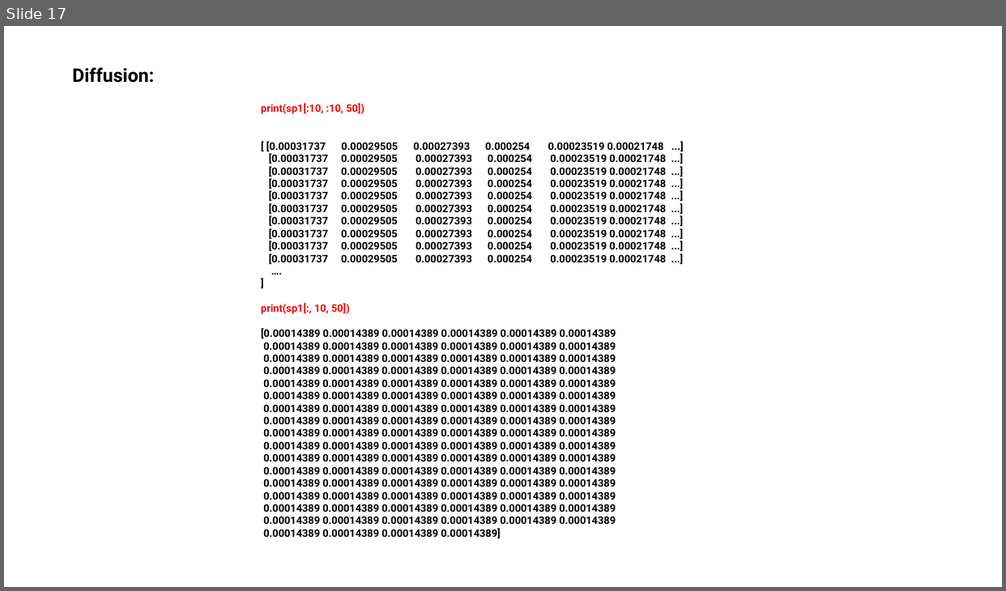
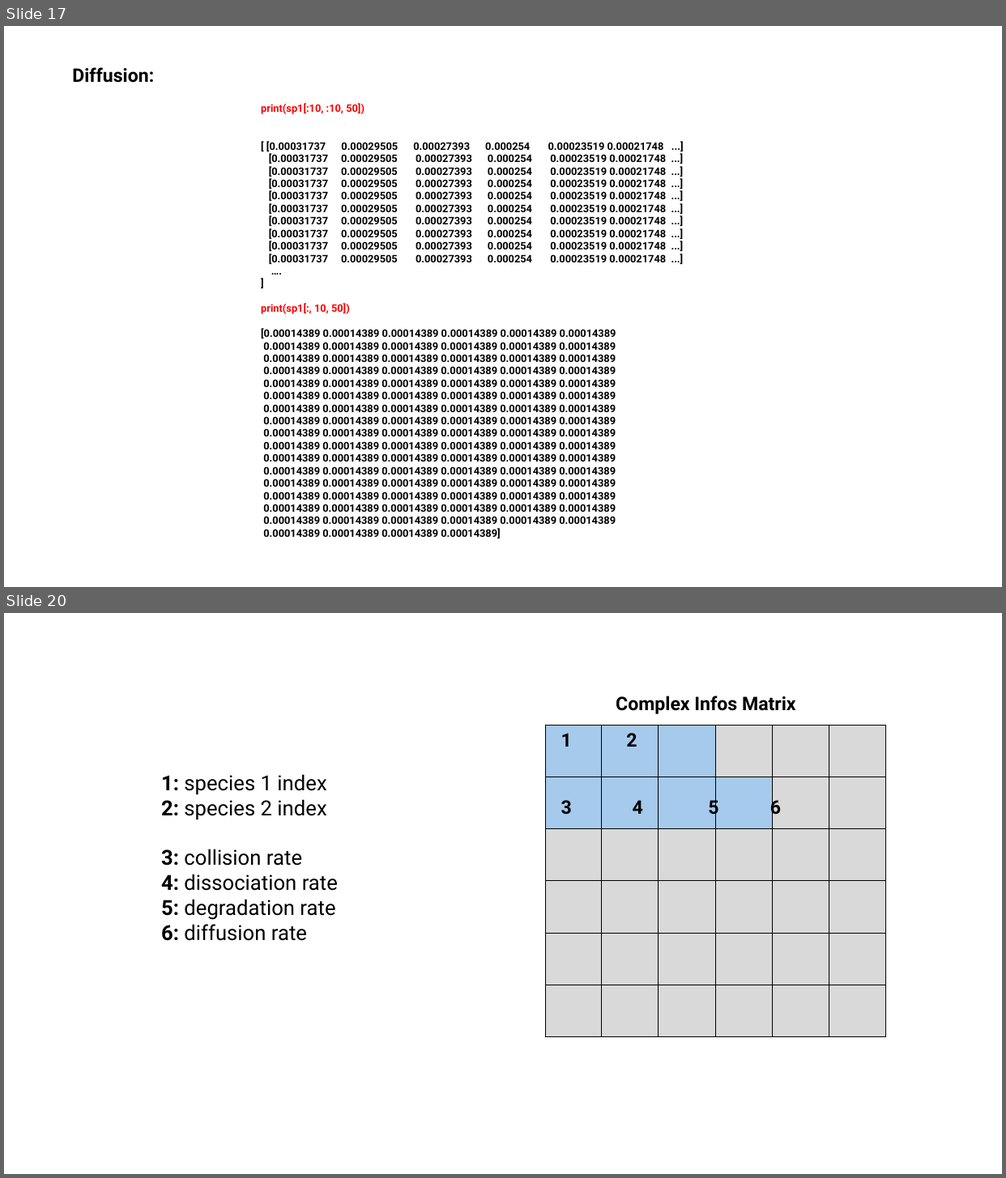
Before and after one commit to LoqmanSamani/grn-designer, a slide deck: pres/sim_system.pptx. Shown one above the other, each under a label of ours: slide 17 before the commit, slides 17 and 20 after it; the slides between them are not shown. The pictures are 1006x591 and 1006x1178 pixels, drawn with LibreOffice and Linux fonts; fonts in the diff are those of the drawing. Boxes give left, top, right and bottom in pixels: in the first picture for what was removed or moved away, otherwise in the second. Text is boxed around its words. In the diff, an @@ line names an element or a change of style, - is before the commit and + after.

```diff
--- a/pres/sim_system.pptx
+++ b/pres/sim_system.pptx
@@ slide 20 added at (4,613,1002,1174), background #FFFFFF @@
@@ text added at (616,696,796,714), 18 pt, text #000000, bold @@
+Complex Infos Matrix
@@ table added at (546,725,887,1037), 6 rows, 6 columns @@
+ |  |  |  |  | 
+ |  |  |  |  | 
+ |  |  |  |  | 
+ |  |  |  |  | 
+ |  |  |  |  | 
+ |  |  |  |  | 
@@ text added at (561,733,781,819), 18 pt, text #000000, bold @@
+1 2
+3 4 5 6
@@ text added at (161,774,338,941), 20 pt, text #000000 @@
+1: species 1 index
+2: species 2 index
+3: collision rate
+4: dissociation rate
+5: degradation rate
+6: diffusion rate
```
Also in this commit, not shown: 2 other slides added, 3 other files.
